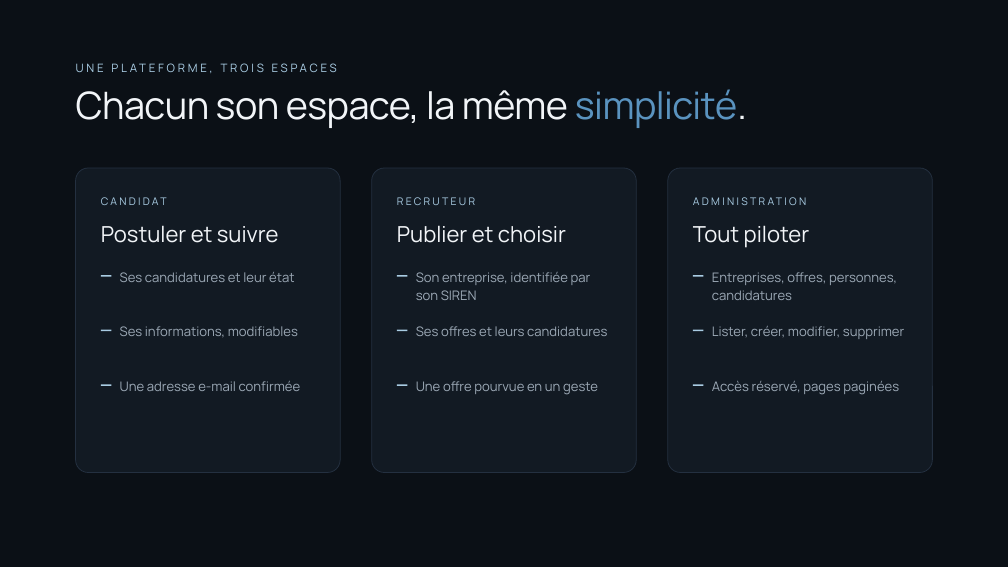
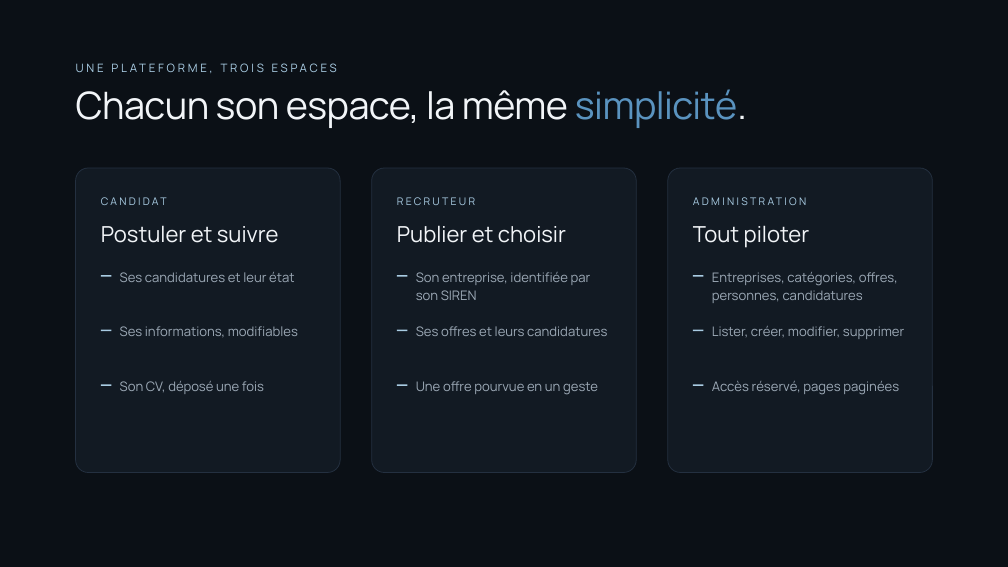
Before and after one commit to Yohan-AVRONSART/Projets, a slide deck: slide 5 of docs/YIA_Jobs_soutenance.pptx (slide 6 before the commit). Drawn at 1008x567 pixels with LibreOffice and Linux fonts; fonts in the diff are those of the drawing. Boxes give left, top, right and bottom in pixels: in the first picture for what was removed or moved away, otherwise in the second. Text is boxed around its words. In the diff, an @@ line names an element or a change of style, - is before the commit and + after.

```diff
--- a/docs/YIA_Jobs_soutenance.pptx
+++ b/docs/YIA_Jobs_soutenance.pptx
@@ text at box(712, 272, 898, 303): text changed @@
-Entreprises, offres, personnes, candidatures
+Entreprises, catégories, offres, personnes, candidatures
@@ text at box(120, 381, 264, 394): text changed @@
-Une adresse e-mail confirmée
+Son CV, déposé une fois
```
Also in this commit, not shown: 7 other slides changed, 1 slide removed, 7 other files.
